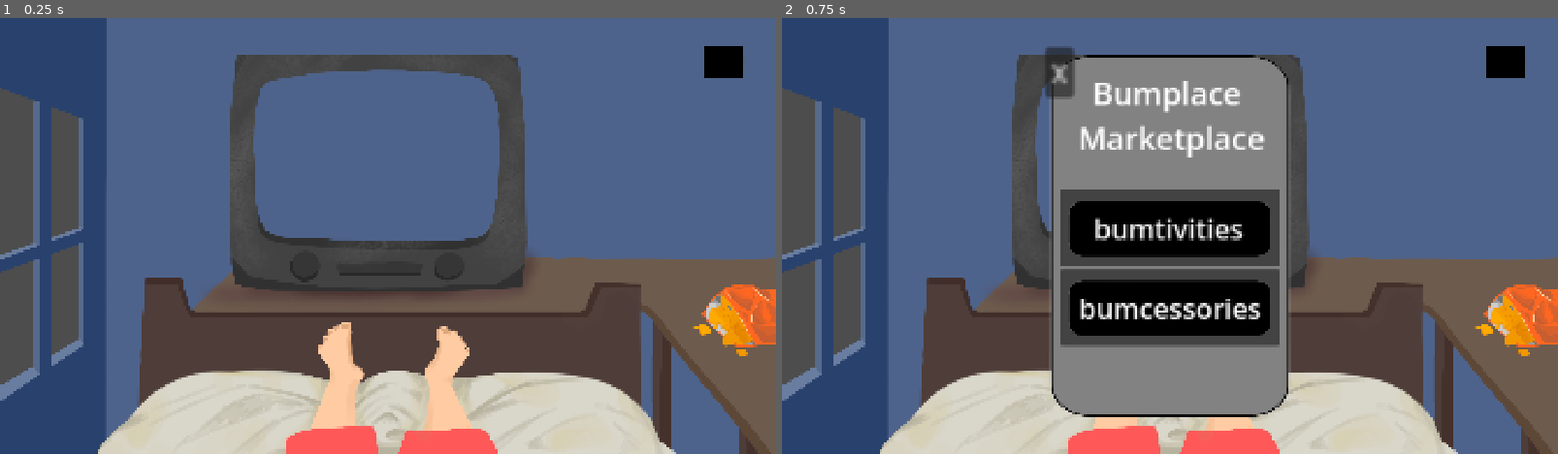
Above: before the commit, frames 1-2 (left to right).
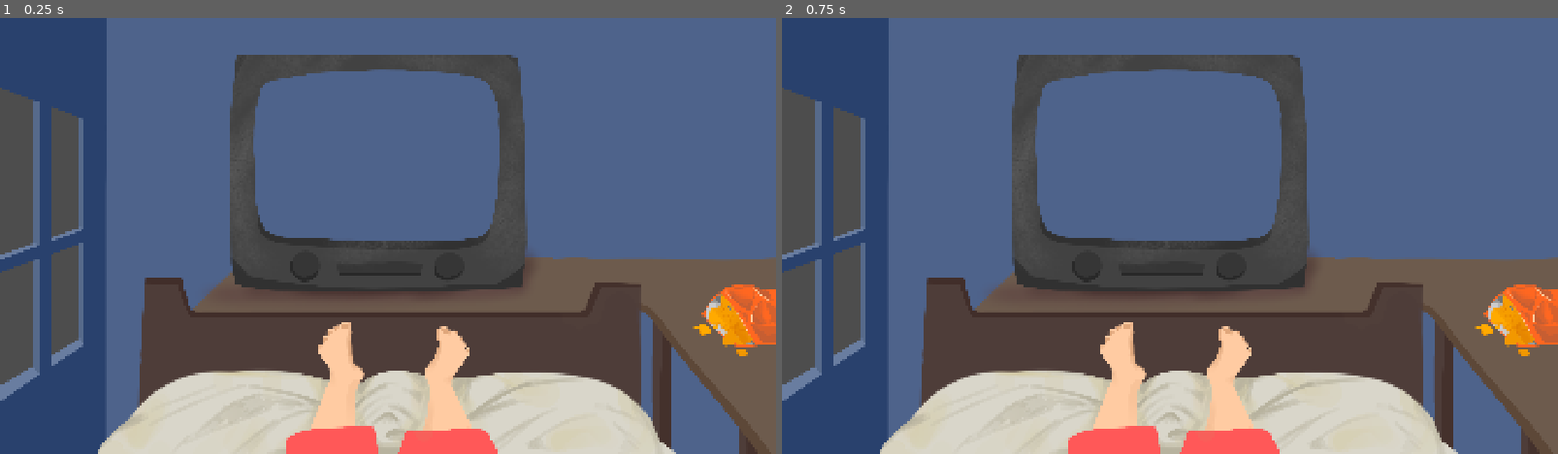
Above: after the commit, the same moments.

Repository: trailee/perfect-day-sunbeam
Game: Godot game, scene res://background.tscn
The game is run twice, just before and just after one commit, with the same random seed, the same clock (stepped at 60 frames per second) and the same inputs.
Inputs (mouse positions are in pixels of both pictures, inside the frame that each line leads up to):
- Up to frame 1 (0.25 s): no input
- Up to frame 2 (0.75 s): tap Enter at 0.5 s; move the mouse to (1503, 61) at 0.52 s; hold Right from 0.53 s (still down); tap Alt at 0.6 s; click (1503, 61) at 0.67 s

The runs differ from the first frame. In frame 1, 0.4% of the frame differs, in the area x 90-96%, y 6-14%; in frame 2, 23%, in the area x 33-96%, y 6-92%.

Commit message:
hehe
animation..

Diff:
--- a/bum-maxxing/background.gd
+++ b/bum-maxxing/background.gd
@@ -2,13 +2,13 @@
 @onready var activities: Node2D = $ui/HBoxContainer/activities_interface
 @onready var bumplace: Node2D = $ui/HBoxContainer/bumplace_interface
 
+@export var textures: Array[Texture2D] = []
+@onready var sprite: Sprite2D = $Sprite2D
 
 func _ready():
 	activities.hide()
 	bumplace.hide()
 
-
-
 func _on_static_body_2d_input_event(viewport: Node, event: InputEvent, shape_idx: int) -> void:
 	if event is InputEventMouseButton and event.pressed and event.button_index == MOUSE_BUTTON_LEFT:
 		bumplace.show()
--- a/bum-maxxing/background.tscn
+++ b/bum-maxxing/background.tscn
@@ -21,7 +21,6 @@
 [node name="bgm" type="AudioStreamPlayer2D" parent="." unique_id=1438311723]
 stream = ExtResource("1_bpugw")
 autoplay = true
-bus = &"bgm"
 
 [node name="BG" type="Sprite2D" parent="." unique_id=1436374199]
 texture = ExtResource("1_oabld")
@@ -56,6 +55,7 @@
 shape = SubResource("RectangleShape2D_eq6nc")
 
 [node name="ui" type="CanvasLayer" parent="." unique_id=711133326]
+visible = false
 
 [node name="HBoxContainer" type="HBoxContainer" parent="ui" unique_id=1012324673]
 anchors_preset = 8
@@ -95,4 +95,5 @@
 scale = Vector2(8.891951, 7.640655)
 shape = SubResource("CircleShape2D_vvxqx")
 
+[connection signal="input_event" from="interactable/chips/StaticBody2D" to="." method="_on_static_body_2d_input_event"]
 [connection signal="input_event" from="ui/HBoxContainer2/marketplace/StaticBody2D" to="." method="_on_static_body_2d_input_event"]
--- /dev/null
+++ b/bum-maxxing/bummaxxing.tscn
@@ -0,0 +1,3 @@
+[gd_scene format=3 uid="uid://ipdtxb1gdic8"]
+
+[node name="Node2D" type="Node2D" unique_id=1887510964]
